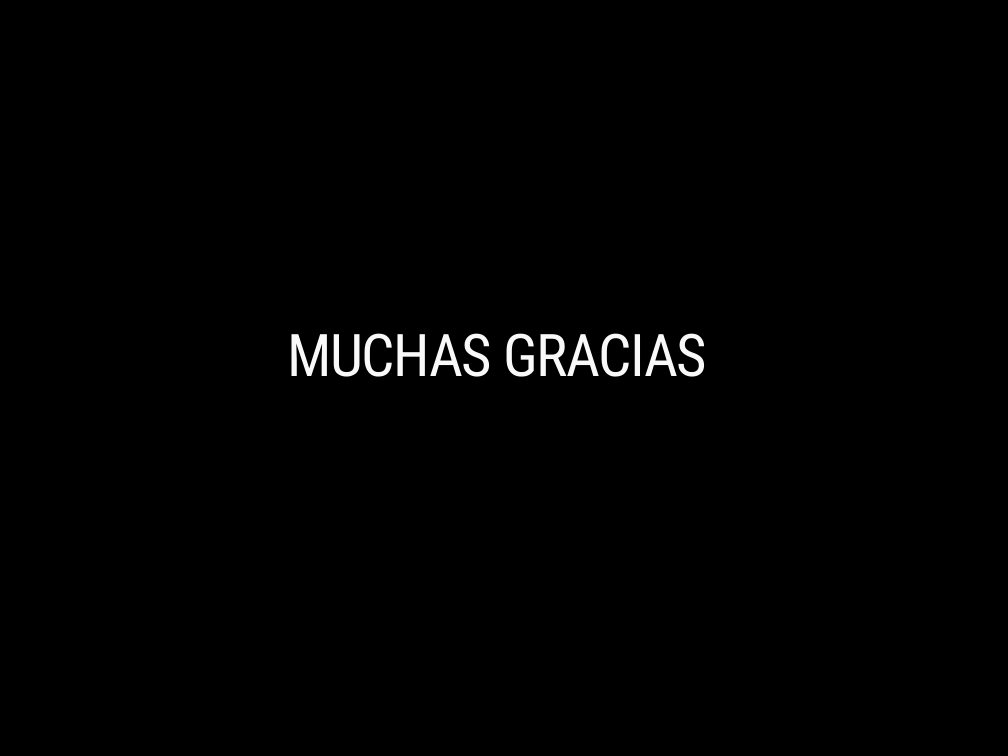
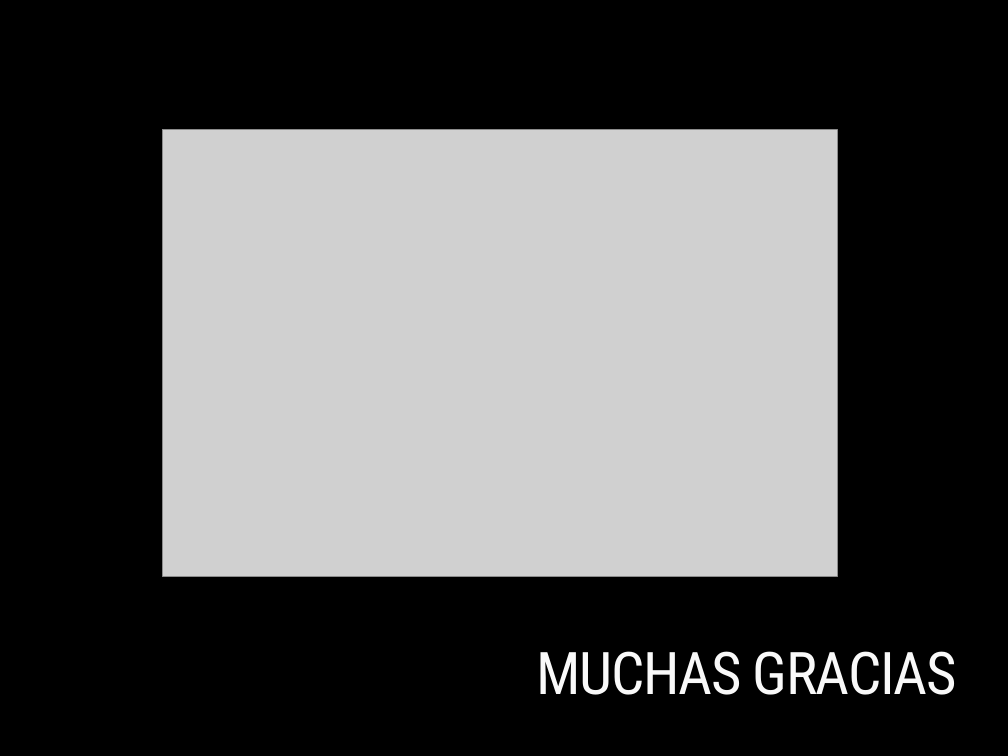
Before and after one commit to carlamadeo/proyectosfacultad, a slide deck: slide 13 of Administracion Gerencial/TP - Gladiator.pptx. Drawn at 1008x756 pixels with LibreOffice and Linux fonts; fonts in the diff are those of the drawing; grey boxes stand for pictures; background and template pictures are left out. Boxes give left, top, right and bottom in pixels: in the first picture for what was removed or moved away, otherwise in the second. Text is boxed around its words. In the diff, an @@ line names an element or a change of style, - is before the commit and + after.

```diff
--- a/Administracion Gerencial/TP - Gladiator.pptx
+++ b/Administracion Gerencial/TP - Gladiator.pptx
@@ picture added at [162,130,837,577] @@
@@ title "MUCHAS GRACIAS": place and size @@
-title "MUCHAS GRACIAS" at [287,333,707,377]
+title "MUCHAS GRACIAS" at [537,651,957,695]
@@ title "MUCHAS GRACIAS" at [537,651,957,695]: alignment centre to right @@
```
Also in this commit, not shown: 7 other slides changed, 1 slide added, 1 slide removed, 1 other file.
